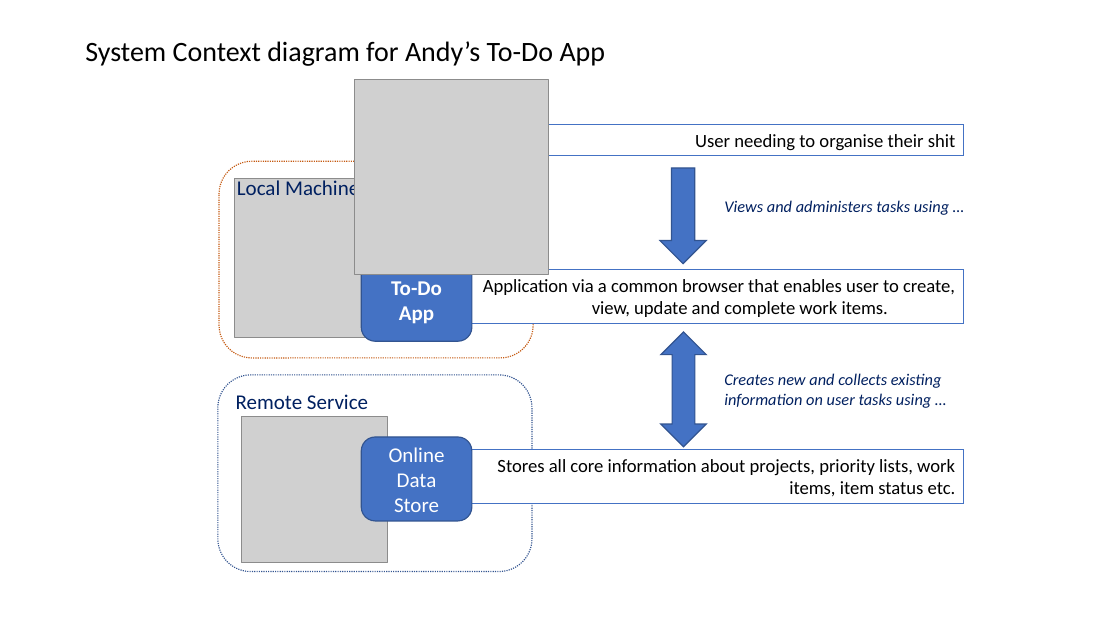
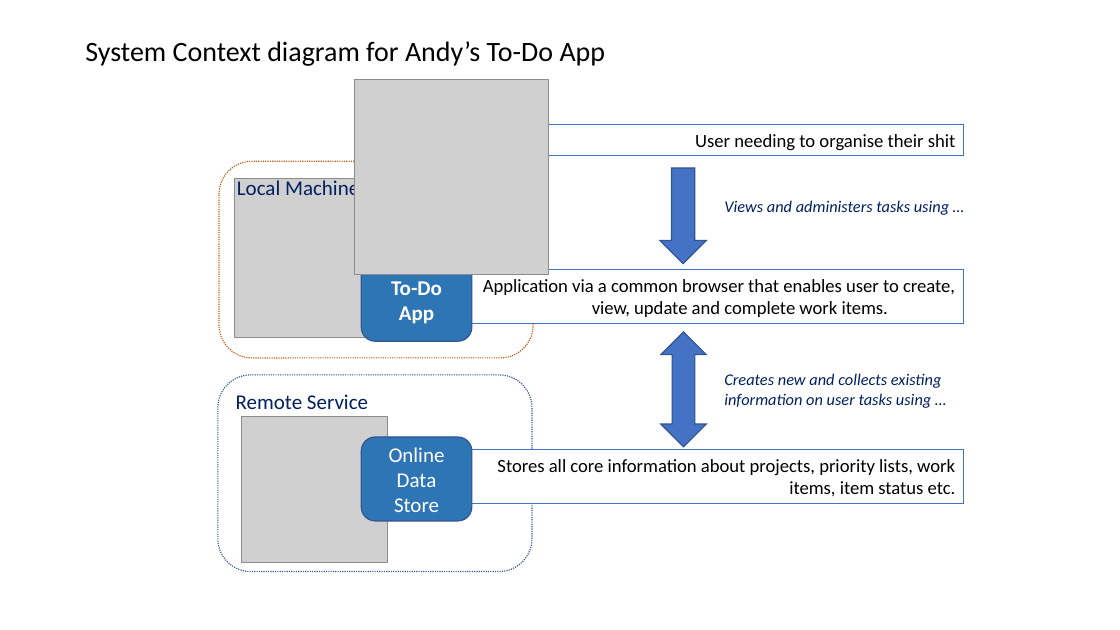
Before and after one commit to wantser/DevOps-Course-Starter, a slide deck: slide 2 of Documentation/UML C4 Drawings.pptx. Drawn at 1120x630 pixels with LibreOffice and Linux fonts; fonts in the diff are those of the drawing; grey boxes stand for pictures. Boxes give left, top, right and bottom in pixels: in the first picture for what was removed or moved away, otherwise in the second. Text is boxed around its words. In the diff, an @@ line names an element or a change of style, - is before the commit and + after.

```diff
--- a/Documentation/UML C4 Drawings.pptx
+++ b/Documentation/UML C4 Drawings.pptx
@@ rounded rectangle "To-Do App" at (x1=361, y1=257, x2=472, y2=341): fill #4472C4 to #2E75B6 @@
@@ rounded rectangle "Online Data Store" at (x1=361, y1=437, x2=472, y2=521): fill #4472C4 to #2E75B6 @@
```
Also in this commit, not shown: 1 other slide changed, 1 slide added, 1 slide removed.
